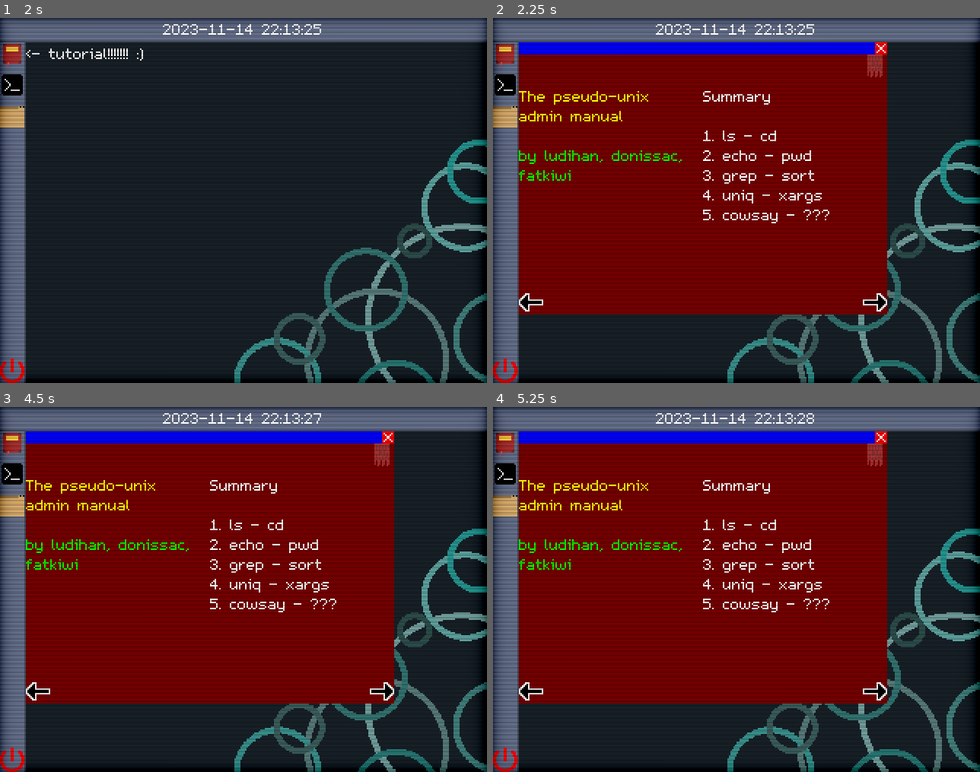
Above: before the commit, frames 1-4 (two rows, left to right).
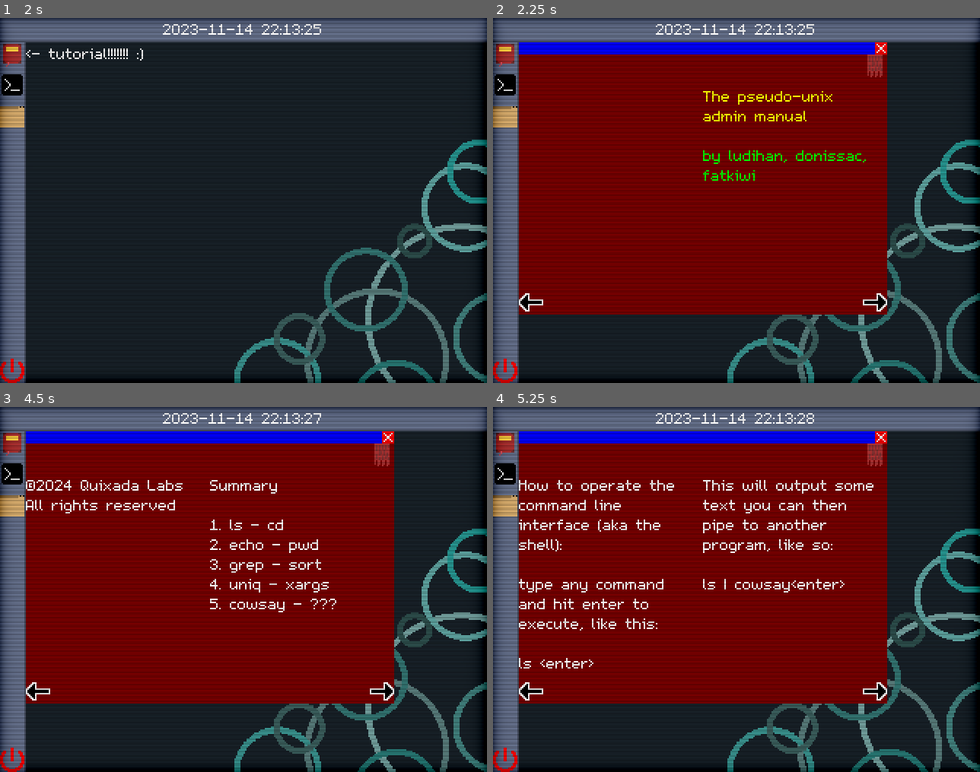
Above: after the commit, the same moments.

Repository: saLucasRd/trabalho-jogo-unix
Game: Godot game, scene res://ui/boot_menu.tscn
Two runs of this game, one before a commit and one after it. Both use one fixed random seed, a clock stepped at 60 frames per second and the inputs below. Sound files missing from this copy of the repository are replaced by a short silence.
Inputs (mouse positions are in pixels of both pictures, inside the frame that each line leads up to):
- Up to frame 1 (2 s): tap Enter (ui_accept) at 0.5, 0.77 s; move the mouse to (350, 182) at 0.52 s; hold Up 0.53-1.25 s; hold Ctrl 0.53-1.25 s; click (350, 182) at 0.67 s; drag from (146, 218) to (219, 273) at 1.27 s
- Up to frame 2 (2.25 s): click (502, 54) at 2 s
- Up to frame 3 (4.5 s): click (379, 454) at 2.75 s; click (38, 691) at 3.5 s; click (379, 691) at 4.25 s
- Up to frame 4 (5.25 s): click (872, 691) at 5 s

Frame 1 is identical in both runs. In frame 2, 2.3% of the frame differs, in the area x 5-77%, y 20-57%; in frame 3, 1.2%; in frame 4, 3.8%, in the area x 5-79%, y 20-72%.
Error before the commit: Cannot call method 'get_child_count' on a null value. (res://ui/manual.gd:5)

Commit message:
unfinished album

Diff:
--- a/ui/manual.gd
+++ b/ui/manual.gd
@@ -1,40 +1,33 @@
 extends Control
-@onready var content: Control = $VBoxContainer/Content
 
-var current_page_index = 0
-var page_count = len(content.get_child_count(false))
+@onready var content: HBoxContainer = $VBoxContainer/Content
+@onready var current_page_index = 0
+@onready var pages = content.get_children()
+@onready var page_count = len(pages)
+
 func _ready():
-	print(page_count)
+	print(pages)
 
 func _on_previous_page_pressed() -> void:
-	pass
-	#if current_page_index > 0:
-		#pages[current_page_index].visible = false
-		#print("Hiding page ", current_page_index + 1)
-		#current_page_index -= 1
-		#pages[current_page_index].visible = true
-		#print("Showing page ", current_page_index + 1)
-	#else:
-		#print("Already on the first page.")
+	if current_page_index > 0:
+		pages[current_page_index].visible = false
+		pages[current_page_index + 1].visible = false
+		current_page_index -= 2
+		pages[current_page_index].visible = true
+		pages[current_page_index + 1].visible = true
 
 func _on_next_page_pressed() -> void:
-	pass
-	#if current_page_index < pages.size() - 1:
-		#pages[current_page_index].visible = false
-		#print("Hiding page ", current_page_index + 1)
-		#current_page_index += 1
-		#pages[current_page_index].visible = true
-		#print("Showing page ", current_page_index + 1)
-	#else:
-		#print("You are on the last page.")
+	if current_page_index < page_count - 2:
+		pages[current_page_index].visible = false
+		pages[current_page_index + 1].visible = false
+		current_page_index += 2
+		pages[current_page_index].visible = true
+		pages[current_page_index + 1].visible = true
 
 func _on_index_pressed() -> void:
-	pass
-	#if current_page_index != 0:
-		#pages[current_page_index].visible = false
-		#print("Hiding page ", current_page_index + 1)
-		#current_page_index = 0
-		#pages[current_page_index].visible = true
-		#print("Showing page ", current_page_index + 1)
-	#else:
-		#print("Already on the first page.")
+	if current_page_index != 0:
+		pages[current_page_index].visible = false
+		pages[current_page_index + 1].visible = false
+		current_page_index = 0
+		pages[current_page_index].visible = true
+		pages[current_page_index + 1].visible = true
--- a/ui/manual.tscn
+++ b/ui/manual.tscn
@@ -1,10 +1,11 @@
-[gd_scene load_steps=7 format=3 uid="uid://4xnog2e3kigt"]
+[gd_scene load_steps=8 format=3 uid="uid://4xnog2e3kigt"]
 
 [ext_resource type="Script" path="res://ui/manual.gd" id="1_wdigb"]
 [ext_resource type="Texture2D" uid="uid://dr8d5ri118y0u" path="res://assets/image/left_arrow.png" id="2_yy5c3"]
 [ext_resource type="Texture2D" uid="uid://16gn2xm5aa5p" path="res://assets/image/right_arrow.png" id="3_j3jhl"]
 [ext_resource type="FontFile" uid="uid://cwcj6fpreyp80" path="res://assets/font/m5x7.ttf" id="3_pdf6c"]
 [ext_resource type="Texture2D" uid="uid://c0fo7j5lycl25" path="res://assets/image/bookmark.png" id="4_5p56o"]
+[ext_resource type="AudioStream" uid="uid://bveth1s08subk" path="res://assets/sound/kenney-interface-sounds/select_005.ogg" id="6_qsrrc"]
 
 [sub_resource type="StyleBoxFlat" id="StyleBoxFlat_xtyvf"]
 bg_color = Color(0.470588, 0, 0, 1)
@@ -41,22 +42,19 @@
 mouse_filter = 1
 texture_normal = ExtResource("4_5p56o")
 
-[node name="Content" type="Control" parent="VBoxContainer"]
-layout_mode = 2
-size_flags_vertical = 3
-mouse_filter = 1
-
-[node name="Page1-2" type="HBoxContainer" parent="VBoxContainer/Content"]
-layout_mode = 1
-anchors_preset = 15
-anchor_right = 1.0
-anchor_bottom = 1.0
-grow_horizontal = 2
-grow_vertical = 2
+[node name="Content" type="HBoxContainer" parent="VBoxContainer"]
+layout_mode = 2
 size_flags_vertical = 3
 theme_override_constants/separation = 0
 
-[node name="Page1" type="RichTextLabel" parent="VBoxContainer/Content/Page1-2"]
+[node name="Nothing" type="RichTextLabel" parent="VBoxContainer/Content"]
+layout_mode = 2
+size_flags_horizontal = 3
+mouse_filter = 1
+theme_override_fonts/normal_font = ExtResource("3_pdf6c")
+bbcode_enabled = true
+
+[node name="Cover" type="RichTextLabel" parent="VBoxContainer/Content"]
 layout_mode = 2
 size_flags_horizontal = 3
 mouse_filter = 1
@@ -67,7 +65,17 @@
 [color= green]
 by ludihan, donissac, fatkiwi"
 
-[node name="Page2" type="RichTextLabel" parent="VBoxContainer/Content/Page1-2"]
+[node name="Copyright" type="RichTextLabel" parent="VBoxContainer/Content"]
+visible = false
+layout_mode = 2
+size_flags_horizontal = 3
+mouse_filter = 1
+theme_override_fonts/normal_font = ExtResource("3_pdf6c")
+bbcode_enabled = true
+text = "©2024 Quixada Labs All rights reserved"
+
+[node name="Summary" type="RichTextLabel" parent="VBoxContainer/Content"]
+visible = false
 layout_mode = 2
 size_flags_horizontal = 3
 mouse_filter = 1
@@ -81,7 +89,53 @@
 4. uniq - xargs
 5. cowsay - ???"
 
-[node name="Page3" type="RichTextLabel" parent="VBoxContainer/Content/Page1-2"]
+[node name="Tutorial0" type="RichTextLabel" parent="VBoxContainer/Content"]
+visible = false
+layout_mode = 2
+size_flags_horizontal = 3
+mouse_filter = 1
+theme_override_fonts/normal_font = ExtResource("3_pdf6c")
+bbcode_enabled = true
+text = "How to operate the command line interface (aka the shell):
+
+type any command and hit enter to execute, like this:
+
+ls <enter>"
+
+[node name="Tutorial1" type="RichTextLabel" parent="VBoxContainer/Content"]
+visible = false
+layout_mode = 2
+size_flags_horizontal = 3
+mouse_filter = 1
+theme_override_fonts/normal_font = ExtResource("3_pdf6c")
+bbcode_enabled = true
+text = "This will output some text you can then pipe to another program, like so:
+
+ls | cowsay<enter>"
+
+[node name="Tutorial2" type="RichTextLabel" parent="VBoxContainer/Content"]
+visible = false
+layout_mode = 2
+size_flags_horizontal = 3
+mouse_filter = 1
+theme_override_fonts/normal_font = ExtResource("3_pdf6c")
+bbcode_enabled = true
+text = "To win this game you need to use the commands and "
+
+[node name="Tutorial3" type="RichTextLabel" parent="VBoxContainer/Content"]
+visible = false
+layout_mode = 2
+size_flags_horizontal = 3
+mouse_filter = 1
+theme_override_fonts/normal_font = ExtResource("3_pdf6c")
+bbcode_enabled = true
+text = "How to operate the command line interface (aka the shell):
+
+type any command and hit enter to execute, like this:
+
+ls <enter>"
+
+[node name="Page2" type="RichTextLabel" parent="VBoxContainer/Content"]
 visible = false
 layout_mode = 2
 size_flags_horizontal = 3
@@ -100,7 +154,7 @@
 ls /home/user
 ls ."
 
-[node name="Page4" type="RichTextLabel" parent="VBoxContainer/Content/Page1-2"]
+[node name="Page3" type="RichTextLabel" parent="VBoxContainer/Content"]
 visible = false
 layout_mode = 2
 size_flags_horizontal = 3
@@ -119,7 +173,7 @@
 cd /var/log
 cd ~"
 
-[node name="Page5" type="RichTextLabel" parent="VBoxContainer/Content/Page1-2"]
+[node name="Page4" type="RichTextLabel" parent="VBoxContainer/Content"]
 visible = false
 layout_mode = 2
 size_flags_horizontal = 3
@@ -138,7 +192,7 @@
 echo \"Hello, world!\"
 echo $HOME"
 
-[node name="Page6" type="RichTextLabel" parent="VBoxContainer/Content/Page1-2"]
+[node name="Page5" type="RichTextLabel" parent="VBoxContainer/Content"]
 visible = false
 layout_mode = 2
 size_flags_horizontal = 3
@@ -155,7 +209,7 @@
 Examples:
 pwd"
 
-[node name="Page7" type="RichTextLabel" parent="VBoxContainer/Content/Page1-2"]
+[node name="Page6" type="RichTextLabel" parent="VBoxContainer/Content"]
 visible = false
 layout_mode = 2
 size_flags_horizontal = 3
@@ -174,7 +228,7 @@
 grep \"error\" log.txt
 grep \"password\" file1.txt file2.txt"
 
-[node name="Page8" type="RichTextLabel" parent="VBoxContainer/Content/Page1-2"]
+[node name="Page7" type="RichTextLabel" parent="VBoxContainer/Content"]
 visible = false
 layout_mode = 2
 size_flags_horizontal = 3
@@ -192,7 +246,7 @@
 sort names.txt
 sort data.log"
 
-[node name="Page9" type="RichTextLabel" parent="VBoxContainer/Content/Page1-2"]
+[node name="Page8" type="RichTextLabel" parent="VBoxContainer/Content"]
 visible = false
 layout_mode = 2
 size_flags_horizontal = 3
@@ -210,7 +264,7 @@
 uniq list.txt
 uniq data.txt unique_data.txt"
 
-[node name="Page10" type="RichTextLabel" parent="VBoxContainer/Content/Page1-2"]
+[node name="Page9" type="RichTextLabel" parent="VBoxContainer/Content"]
 visible = false
 layout_mode = 2
 size_flags_horizontal = 3
@@ -228,7 +282,7 @@
 echo \"file1 file2\" | xargs rm
 cat command_list.txt | xargs sh -c"
 
-[node name="Page11" type="RichTextLabel" parent="VBoxContainer/Content/Page1-2"]
+[node name="Page10" type="RichTextLabel" parent="VBoxContainer/Content"]
 visible = false
 layout_mode = 2
 size_flags_horizontal = 3
@@ -247,7 +301,7 @@
 cow say \"Hello, world!\"
 cow say \"I'm a talking cow!\""
 
-[node name="Page12" type="RichTextLabel" parent="VBoxContainer/Content/Page1-2"]
+[node name="Page11" type="RichTextLabel" parent="VBoxContainer/Content"]
 visible = false
 layout_mode = 2
 size_flags_horizontal = 3
@@ -258,6 +312,17 @@
 
 "
 
+[node name="Page12" type="RichTextLabel" parent="VBoxContainer/Content"]
+visible = false
+layout_mode = 2
+size_flags_horizontal = 3
+mouse_filter = 1
+theme_override_fonts/normal_font = ExtResource("3_pdf6c")
+bbcode_enabled = true
+text = "ඞ
+
+"
+
 [node name="HBoxContainer" type="HBoxContainer" parent="VBoxContainer"]
 layout_mode = 2
 
@@ -278,6 +343,10 @@
 size_flags_horizontal = 8
 mouse_filter = 1
 texture_normal = ExtResource("3_j3jhl")
+
+[node name="Click002" type="AudioStreamPlayer2D" parent="."]
+position = Vector2(-51, 168)
+stream = ExtResource("6_qsrrc")
 
 [connection signal="pressed" from="VBoxContainer/Index" to="." method="_on_index_pressed"]
 [connection signal="pressed" from="VBoxContainer/HBoxContainer/PreviousPage" to="." method="_on_previous_page_pressed"]
